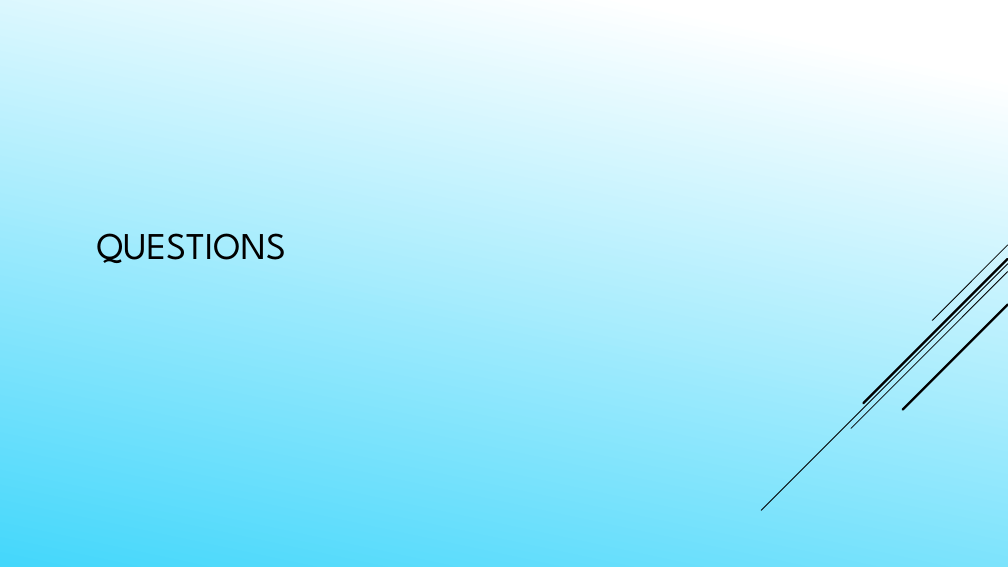
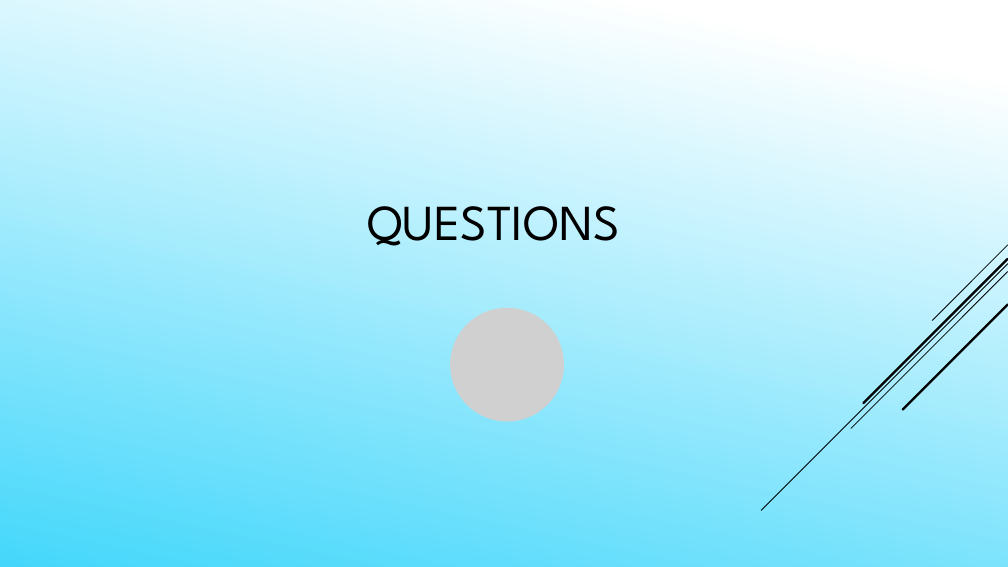
Before and after one commit to Daefikio/OOD2018Team2pro, a slide deck: slide 14 of Presentation Powerpoint.pptx. Drawn at 1008x567 pixels with LibreOffice and Linux fonts; fonts in the diff are those of the drawing; grey boxes stand for pictures. Boxes give left, top, right and bottom in pixels: in the first picture for what was removed or moved away, otherwise in the second. Text is boxed around its words. In the diff, an @@ line names an element or a change of style, - is before the commit and + after.

```diff
--- a/Presentation Powerpoint.pptx
+++ b/Presentation Powerpoint.pptx
@@ title "QUESTIONS": place and size @@
-title "QUESTIONS" at <box>97,233,286,263</box>
+title "QUESTIONS" at <box>367,206,619,246</box>
@@ title "QUESTIONS" at <box>367,206,619,246</box>: size 36 to 48 pt @@
@@ picture added at <box>450,308,564,422</box> @@
```
Also in this commit, not shown: 7 other slides changed.
